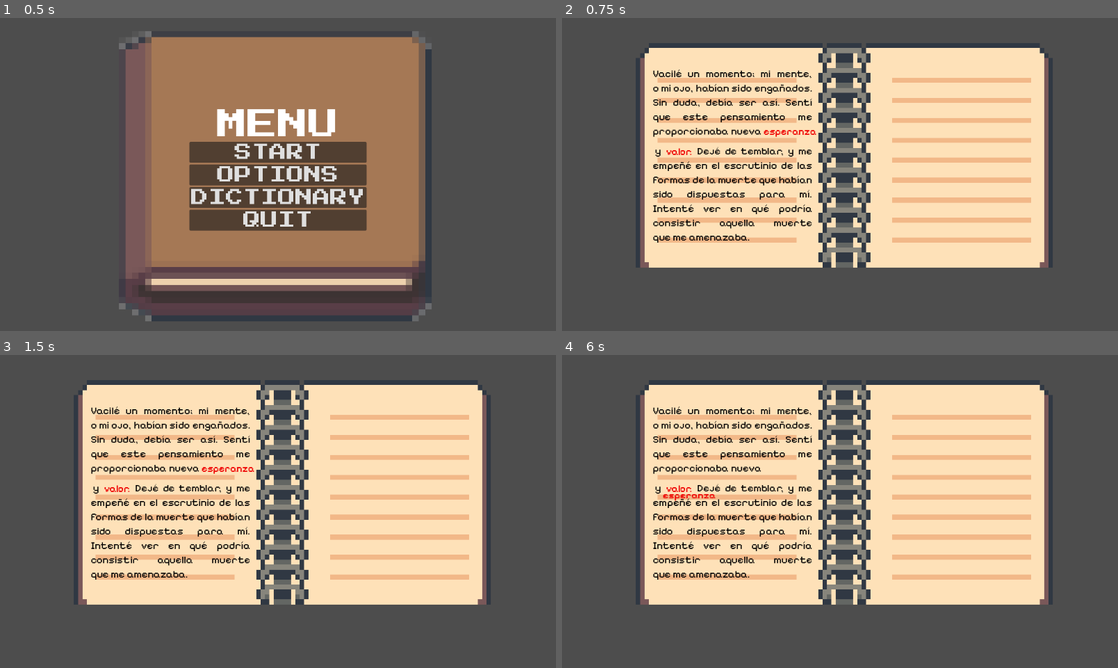
Above: before the commit, frames 1-4 (two rows, left to right).
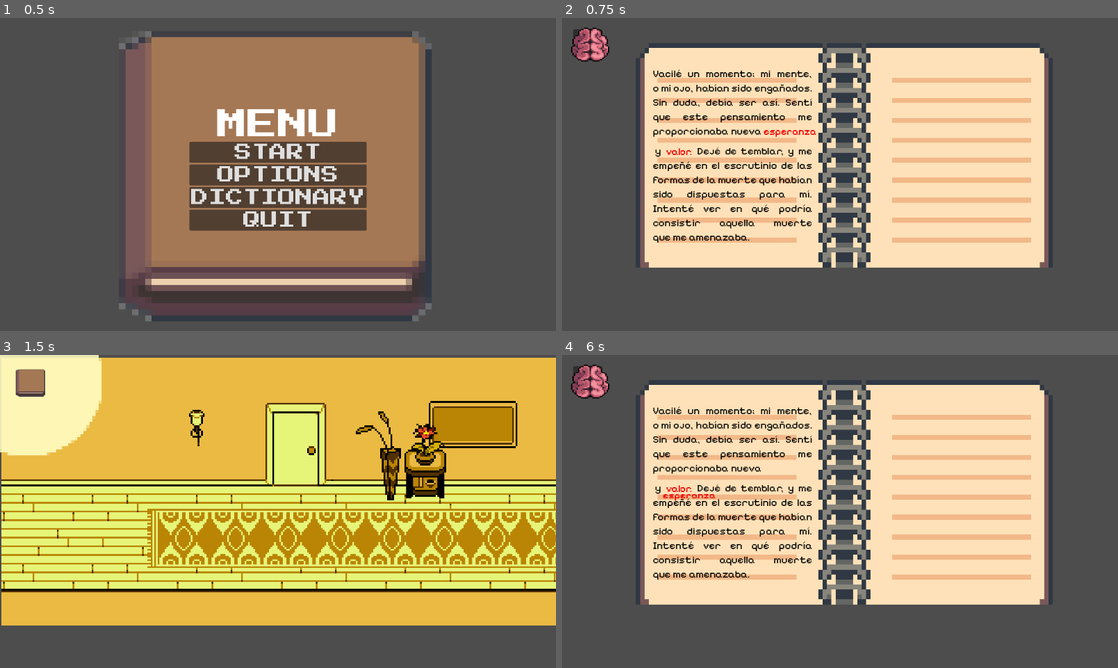
Above: after the commit, the same moments.

Repository: AlePatata/Puzlitas
Game: Godot game, scene res://scenes/main_menu.tscn
The game is run twice, just before and just after one commit, with the same random seed, the same clock (stepped at 60 frames per second) and the same inputs.
Inputs (mouse positions are in pixels of both pictures, inside the frame that each line leads up to):
- Up to frame 1 (0.5 s): no input
- Up to frame 2 (0.75 s): click "DICTIONARY" at 0.5 s
- Up to frame 3 (1.5 s): click (27, 380) at 1.27 s
- Up to frame 4 (6 s): click (589, 383) at 2.02 s; click (589, 380) at 2.77 s; click (589, 383) at 3.52 s; click (589, 380) at 4.27 s; click (589, 383) at 5.02 s; tap Enter at 5.75 s; move the mouse to (789, 470) at 5.77 s; click (789, 470) at 5.92 s

Frame 1 is identical in both runs. In frame 2, 0.6% of the frame differs, in the area x 1-9%, y 3-14%; in frame 3, 85%, in the area x 0-100%, y 0-87%; in frame 4, 0.6%.

Commit message:
Fixed pause. Added brain and dic buttons

Diff:
--- /dev/null
+++ b/Proyecto Godot/scenes/Lvl pauloli/lvl.tscn
@@ -0,0 +1,3 @@
+[gd_scene format=3 uid="uid://dwru1l51fm2wu"]
+
+[node name="Lvl" type="Node2D"]
--- a/Proyecto Godot/scenes/Main.gd
+++ /dev/null
@@ -1,11 +0,0 @@
-extends Node2D
-
-
-# Called when the node enters the scene tree for the first time.
-func _ready():
-	pass # Replace with function body.
-
-
-# Called every frame. 'delta' is the elapsed time since the previous frame.
-func _process(delta):
-	pass
--- /dev/null
+++ b/Proyecto Godot/scenes/brain_button.gd
@@ -0,0 +1,9 @@
+extends CanvasLayer
+@onready var brain: Button = $brain_button
+
+# Called when the node enters the scene tree for the first time.
+func _ready():
+	brain.pressed.connect(_on_brain_pressed)
+
+func _on_brain_pressed():
+	get_tree().change_scene_to_file("res://scenes/light.tscn")
--- a/Proyecto Godot/scenes/diario.tscn
+++ b/Proyecto Godot/scenes/diario.tscn
@@ -6,6 +6,8 @@
 [ext_resource type="FontFile" uid="uid://8togpyok3edv" path="res://assets/fonts/Pixelify_Sans/static/PixelifySans-Medium.ttf" id="3_xnje1"]
 [ext_resource type="PackedScene" uid="uid://bwppq0fe37iiy" path="res://scenes/pause_menu.tscn" id="5_8lu0e"]
 [ext_resource type="AudioStream" uid="uid://dvj62735wl0i8" path="res://assets/music/y2mate.com - Begin Your Journey .wav" id="6_ufkxq"]
+[ext_resource type="Script" path="res://scenes/brain_button.gd" id="7_d8o77"]
+[ext_resource type="Texture2D" uid="uid://c71qy0o4qrkws" path="res://assets/brain.png" id="8_eibrk"]
 
 [sub_resource type="RectangleShape2D" id="RectangleShape2D_un3k4"]
 size = Vector2(973.949, 540.336)
@@ -142,3 +144,23 @@
 [node name="AudioStreamPlayer2D" type="AudioStreamPlayer2D" parent="."]
 stream = ExtResource("6_ufkxq")
 autoplay = true
+
+[node name="CanvasLayer2" type="CanvasLayer" parent="."]
+script = ExtResource("7_d8o77")
+
+[node name="brain_button" type="Button" parent="CanvasLayer2"]
+anchors_preset = -1
+anchor_left = -0.0078125
+anchor_top = -0.0111111
+anchor_right = -0.0078125
+anchor_bottom = -0.0111111
+offset_left = 36.0
+offset_top = 34.0
+offset_right = 103.0
+offset_bottom = 93.0
+metadata/_edit_use_anchors_ = true
+
+[node name="Sprite2D" type="Sprite2D" parent="CanvasLayer2"]
+position = Vector2(65, 60)
+scale = Vector2(0.277435, 0.244008)
+texture = ExtResource("8_eibrk")
--- /dev/null
+++ b/Proyecto Godot/scenes/dic_button_gameplay.gd
@@ -0,0 +1,10 @@
+extends CanvasLayer
+@onready var brain: Button = $brain_button
+@onready var dic: Button = $Dic_button
+
+
+func _ready():
+	dic.pressed.connect(_on_dic_pressed)
+
+func _on_dic_pressed():
+	get_tree().change_scene_to_file("res://scenes/diario.tscn")
--- a/Proyecto Godot/scenes/light.tscn
+++ b/Proyecto Godot/scenes/light.tscn
@@ -1,11 +1,13 @@
-[gd_scene load_steps=9 format=3 uid="uid://cr2r46e2xsdjb"]
+[gd_scene load_steps=11 format=3 uid="uid://cr2r46e2xsdjb"]
 
 [ext_resource type="Texture2D" uid="uid://cw01lvdfq6xd" path="res://assets/whiteCircle.png" id="1_j26w1"]
 [ext_resource type="Script" path="res://scenes/Light.gd" id="1_pkk3y"]
 [ext_resource type="Script" path="res://scenes/Background.gd" id="3_3lcru"]
 [ext_resource type="Texture2D" uid="uid://b013uocnh27v3" path="res://assets/undertaleHouse1.png" id="3_hynyh"]
 [ext_resource type="PackedScene" uid="uid://bwppq0fe37iiy" path="res://scenes/pause_menu.tscn" id="5_b81n1"]
+[ext_resource type="Texture2D" uid="uid://thiha28tsny3" path="res://assets/books.png" id="6_2bd13"]
 [ext_resource type="AudioStream" uid="uid://dvj62735wl0i8" path="res://assets/music/y2mate.com - Begin Your Journey .wav" id="6_b8tev"]
+[ext_resource type="Script" path="res://scenes/dic_button_gameplay.gd" id="6_bhgdu"]
 
 [sub_resource type="RectangleShape2D" id="RectangleShape2D_n2y3i"]
 
@@ -48,6 +50,24 @@
 
 [node name="PauseMenu" parent="CanvasLayer" instance=ExtResource("5_b81n1")]
 
+[node name="CanvasLayer2" type="CanvasLayer" parent="."]
+script = ExtResource("6_bhgdu")
+
+[node name="Dic_button" type="Button" parent="CanvasLayer2"]
+offset_left = 36.0
+offset_top = 34.0
+offset_right = 103.0
+offset_bottom = 93.0
+metadata/_edit_use_anchors_ = true
+
+[node name="Sprite2D" type="Sprite2D" parent="CanvasLayer2"]
+position = Vector2(70.256, 64.588)
+scale = Vector2(1.406, 1.30883)
+texture = ExtResource("6_2bd13")
+hframes = 3
+vframes = 2
+frame = 1
+
 [node name="AudioStreamPlayer2D" type="AudioStreamPlayer2D" parent="."]
 stream = ExtResource("6_b8tev")
 autoplay = true
--- a/Proyecto Godot/scenes/pause_menu.gd
+++ b/Proyecto Godot/scenes/pause_menu.gd
@@ -26,4 +26,5 @@
 	get_tree().quit()
 
 func _on_main_pressed():
+	get_tree().paused = false
 	get_tree().change_scene_to_file("res://scenes/main_menu.tscn")
Binary file removed: Proyecto Godot/assets/book.png
Binary file added: Proyecto Godot/assets/brain.png
Not shown, added: Proyecto Godot/assets/brain.png.import
Not shown: 1 places in Proyecto Godot/scenes/diario.tscn that only renumber resources
Not shown: 1 places in Proyecto Godot/scenes/main.tscn that only renumber resources
